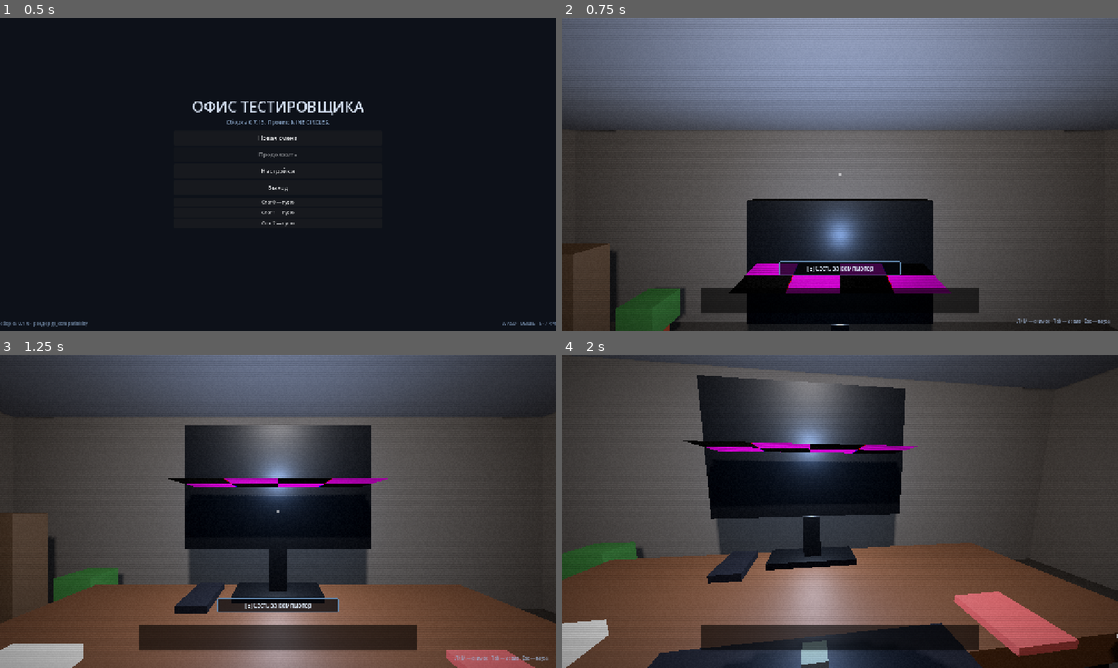
Above: before the commit, frames 1-4 (two rows, left to right).
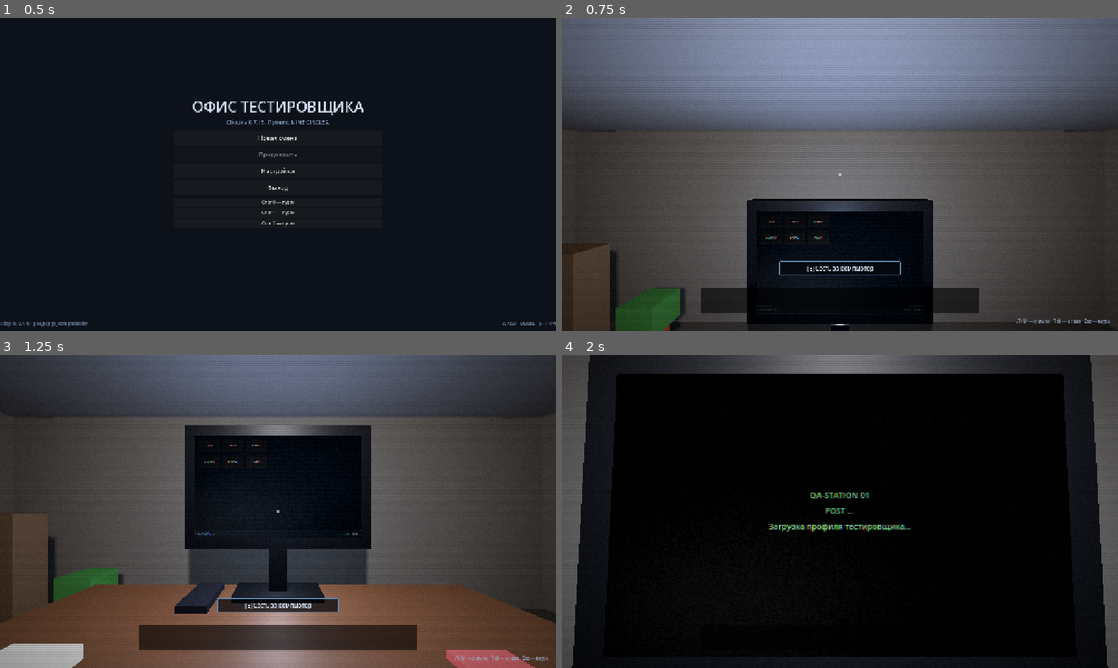
Above: after the commit, the same moments.

Repository: lucasteamalt12321/HorrorGame
Game: Godot game, scene res://ui/menus/main_menu.tscn
Same seed, same stepped clock (60 frames per second), same inputs: the game is played once before the commit and once after it.
Inputs (mouse positions are in pixels of both pictures, inside the frame that each line leads up to):
- Up to frame 1 (0.5 s): no input
- Up to frame 2 (0.75 s): click "Новая смена" at 0.5 s
- Up to frame 3 (1.25 s): no input
- Up to frame 4 (2 s): tap Enter (ui_accept) at 1.25 s; move the mouse to (867, 511) at 1.27 s; hold W (move_forward) from 1.28 s (still down); hold E (interact) from 1.28 s (still down); click (867, 511) at 1.42 s; tap Space (jump) at 1.52 s

Frame 1 is identical in both runs. In frame 2, 4.6% of the frame differs, in the area x 30-70%, y 61-94%; in frame 3, 5.0%; in frame 4, 88%, in the area x 0-100%, y 0-100%.

Commit message:
fix(computer): face the screen quad forward and pin the camera on it
PlaneMesh_screen was authored FACE_Y, so its normal pointed up and the AABB
degenerated along Y: the camera saw a 447x26 edge instead of the 351x219
screen. FACE_Z puts all four corners in frame with no texture flip, verified
against the mesh vertices (pos.y=+0.385 maps to uv.y=0.0) and by painting one
quadrant of the SubViewport.

Sitting down aimed the view past the monitor. The one-shot look_at fired on
entered, while the player was still dropping from the y=1.0 the test places
them at, so the head sat at y=2.62 against a monitor spanning 1.42..2.19: the
gaze pitched 27.5 degrees down and the top half of the desktop projected above
y=0. That is what "the screen is too small" actually was. _frame_monitor() now
re-aims and re-solves the FOV every physics frame while seated.

Two mistakes in that fix survived only because they were measured, not reasoned
about: atan returns radians against a default_fov in degrees, which collapsed to
the clamp floor, and an FOV solved at 1.73 m shaves 5 percent off the right edge
at the 1.55 m the player settles at.

boot fell to 33/34 in between and was a false symptom: the old horizontal quad
pulled the probe to eye level, so the check passed regardless of camera aim. The
test itself never changed. smoke 249/249, boot 34/34.

Diff:
--- a/scenes/game/computer/computer.gd
+++ b/scenes/game/computer/computer.gd
@@ -41,8 +41,13 @@
 
 
 func _build_material() -> void:
-	var tex := ViewportTexture.new()
-	tex.viewport_path = screen_viewport.get_path()
+	# Bind the SubViewport's own texture object directly. Building a fresh
+	# ViewportTexture and setting `viewport_path` relies on lazy path resolution,
+	# which does not always bind: when it fails the driver gets no texture and the
+	# screen mesh renders bright magenta instead of the desktop. get_texture()
+	# hands over the already-created RID-backed object, so there is nothing left to
+	# resolve later.
+	var tex := screen_viewport.get_texture()
 	_material = ShaderMaterial.new()
 	var shader: Shader = load("res://shaders/monitor.gdshader")
 	if shader != null:
@@ -81,6 +86,18 @@
 
 func get_screen_viewport() -> SubViewport:
 	return screen_viewport
+
+
+## World centre of the screen quad plus its half extents, so the player's view
+## can be framed on the monitor without knowing which axis the mesh was authored
+## against: the frame is measured from the mesh AABB, never assumed.
+func get_screen_bounds() -> Dictionary:
+	var frame := _screen_frame()
+	return {
+		"center": screen_mesh.global_transform * frame.center,
+		"half_u": frame.su * 0.5,
+		"half_v": frame.sv * 0.5,
+	}
 
 
 # --- input routing -----------------------------------------------------------
--- a/scenes/game/computer/computer.tscn
+++ b/scenes/game/computer/computer.tscn
@@ -18,6 +18,7 @@
 
 [sub_resource type="PlaneMesh" id="PlaneMesh_screen"]
 size = Vector2(1.24, 0.77)
+orientation = 2
 
 [sub_resource type="BoxMesh" id="BoxMesh_stand"]
 size = Vector3(0.13, 0.34, 0.13)
--- a/scenes/player/player.gd
+++ b/scenes/player/player.gd
@@ -50,6 +50,11 @@
 var _invert_y: bool = false
 var _was_on_floor: bool = true
 var _flashlight_on: bool = false
+## Monitor framing: bounds cached for as long as the player is seated, the world
+## point the eye is pinned on, and whether the pin is active at all.
+var _computer_bounds := {}
+var _computer_focus := Vector3.ZERO
+var _computer_view_active := false
 
 
 func _ready() -> void:
@@ -62,6 +67,8 @@
 	_apply_settings()
 	_was_on_floor = is_on_floor()
 	_set_flashlight(flashlight_start_on)
+	ComputerSystem.entered.connect(_on_computer_entered)
+	ComputerSystem.exited.connect(_on_computer_exited)
 
 
 func _apply_settings() -> void:
@@ -86,6 +93,76 @@
 ## A raised viewfinder steadies the aim instead of making it twitchy.
 func set_look_scale(value: float) -> void:
 	_look_scale = clampf(value, 0.1, 1.0)
+
+
+# --- computer view -----------------------------------------------------------
+#
+# Sitting down has to land the eye on the monitor. With the aim left where it
+# was, the view swings past the quad, the desktop shows up as a thin strip along
+# one edge and the text reads as unreadable speckle - which is what "the screen
+# is too small" actually is. Frame the screen on enter, widen back out on leave.
+
+func _on_computer_entered(computer: Node3D) -> void:
+	if head == null or not is_instance_valid(computer):
+		return
+	if not computer.has_method("get_screen_bounds"):
+		return
+	_computer_bounds = computer.call("get_screen_bounds") as Dictionary
+	_computer_focus = _computer_bounds.get("center", computer.global_position) as Vector3
+	_computer_view_active = true
+	_frame_monitor()
+
+
+func _on_computer_exited() -> void:
+	_computer_view_active = false
+	_computer_bounds = {}
+	set_fov_scale(1.0)
+
+
+## Pin the eye on the monitor on every frame rather than once on entry, and keep
+## the framing honest while doing it. The player can still be settling into the
+## chair when `entered` fires, so an aim taken at that instant is measured from a
+## head that is about to drop, and the view it leaves behind points at the floor;
+## the same settling moves the eye close enough that a FOV solved once comes out
+## too wide and shaves the right edge off the desktop. The bounds are read once,
+## only the arithmetic is repeated, and the camera is touched only when the
+## answer actually moves.
+func _frame_monitor() -> void:
+	if not _computer_view_active or head == null:
+		return
+	head.look_at(_computer_focus, Vector3.UP)
+	var wanted := _fit_fov_scale(_computer_focus, _computer_bounds)
+	if not is_equal_approx(wanted, _fov_scale):
+		set_fov_scale(wanted)
+
+
+## Narrow the FOV just far enough to hold the quad plus a margin at the distance
+## the player is actually sitting at, so the whole desktop lands inside the frame
+## and is drawn as large as the framing allows. Never widens past the base FOV:
+## a monitor seen from across the room is better walked up to than zoomed out
+## for, and a zoom would make the text smaller, not larger.
+func _fit_fov_scale(center: Vector3, bounds: Dictionary) -> float:
+	var dist := maxf(head.global_position.distance_to(center), 0.5)
+	var margin := 1.1
+	var half_u := float(bounds.get("half_u", 0.6)) * margin
+	var half_v := float(bounds.get("half_v", 0.4)) * margin
+	# Godot's FOV is vertical: the vertical axis binds directly, while the
+	# horizontal axis has to be converted through the viewport aspect first.
+	var needed := 2.0 * atan(half_v / dist)
+	needed = maxf(needed, 2.0 * atan(half_u / dist / maxf(_viewport_aspect(), 0.1)))
+	# `atan` yields radians and `default_fov` is exported in degrees; dividing one
+	# by the other directly collapses to the clamp floor and zooms all the way in.
+	return clampf(rad_to_deg(needed) / maxf(_base_fov, 1.0), 0.3, 1.0)
+
+
+func _viewport_aspect() -> float:
+	var vp := get_viewport()
+	if vp == null:
+		return 1.0
+	var size := vp.get_visible_rect().size
+	if size.y <= 0.0:
+		return 1.0
+	return size.x / size.y
 
 
 # --- flashlight --------------------------------------------------------------
@@ -132,6 +209,7 @@
 func _physics_process(delta: float) -> void:
 	apply_look(look_delta)
 	look_delta = Vector2.ZERO
+	_frame_monitor()
 
 	if not is_on_floor():
 		velocity.y -= gravity * delta
--- a/tests/smoke.gd
+++ b/tests/smoke.gd
@@ -84,8 +84,15 @@
 			var param: Variant = mat.get_shader_parameter("screen_texture")
 			_check("monitor sampler is a ViewportTexture", param is ViewportTexture)
 			if param is ViewportTexture:
-				_check("monitor sampler points at ScreenViewport",
-					svp != null and svp.get_node_or_null((param as ViewportTexture).viewport_path) == svp)
+				# Identity, not a path string. An unresolved ViewportTexture still
+				# passes a viewport_path check while the driver receives no texture
+				# and the mesh renders magenta; only object identity guarantees the
+				# render target is actually bound.
+				_check("monitor sampler is ScreenViewport's own texture",
+					svp != null and param == svp.get_texture())
+				# The bound object must also carry a usable render target.
+				_check("monitor sampler has a valid render target",
+					(param as ViewportTexture).get_rid().is_valid())
 		_check("subviewport updates every frame", svp != null and svp.render_target_update_mode == SubViewport.UPDATE_ALWAYS)
 		_check("desktop instanced inside subviewport",
 			svp != null and svp.get_node_or_null("Desktop") != null)
Not shown, changed: docs/ARCHITECTURE.md
Not shown, changed: memory_bank/activeContext.md
Not shown, changed: memory_bank/progress.md
